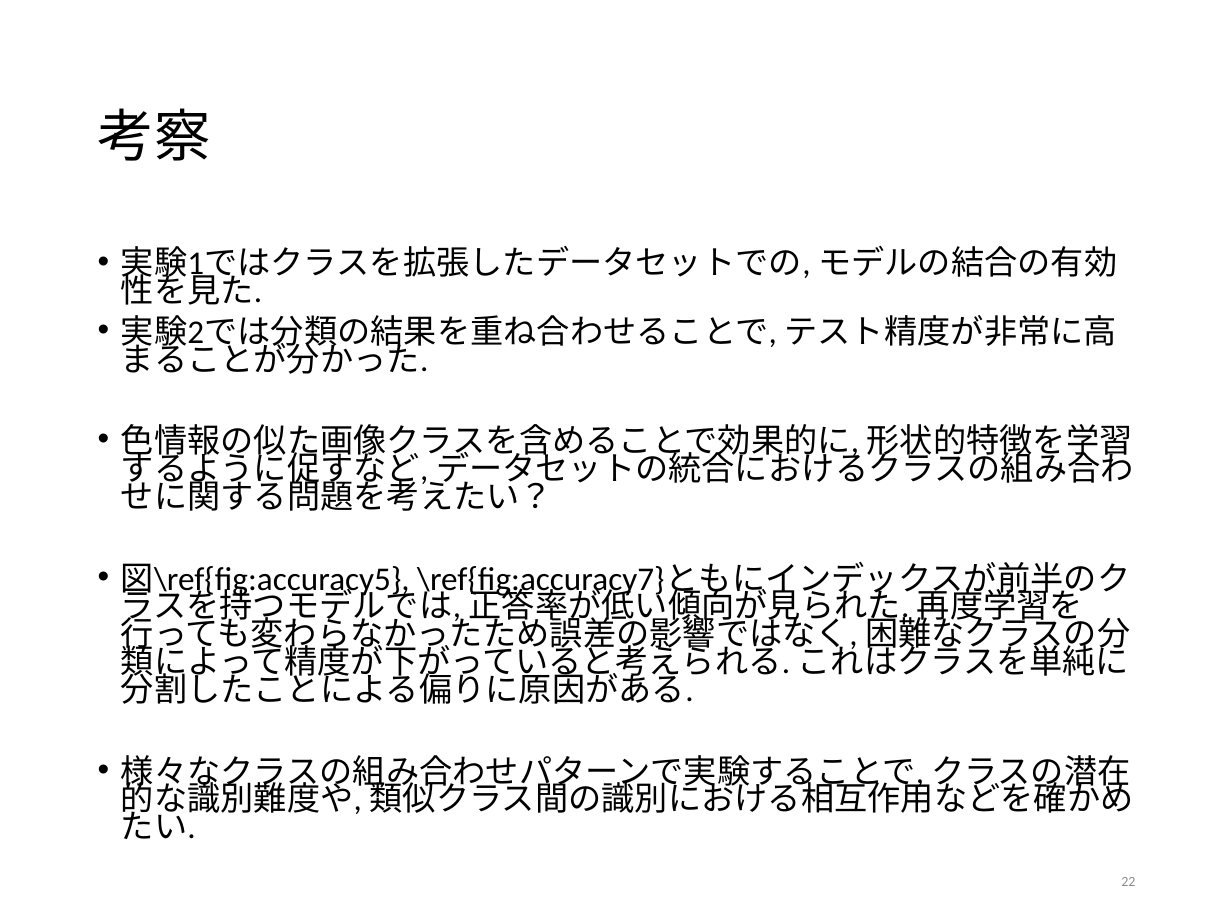
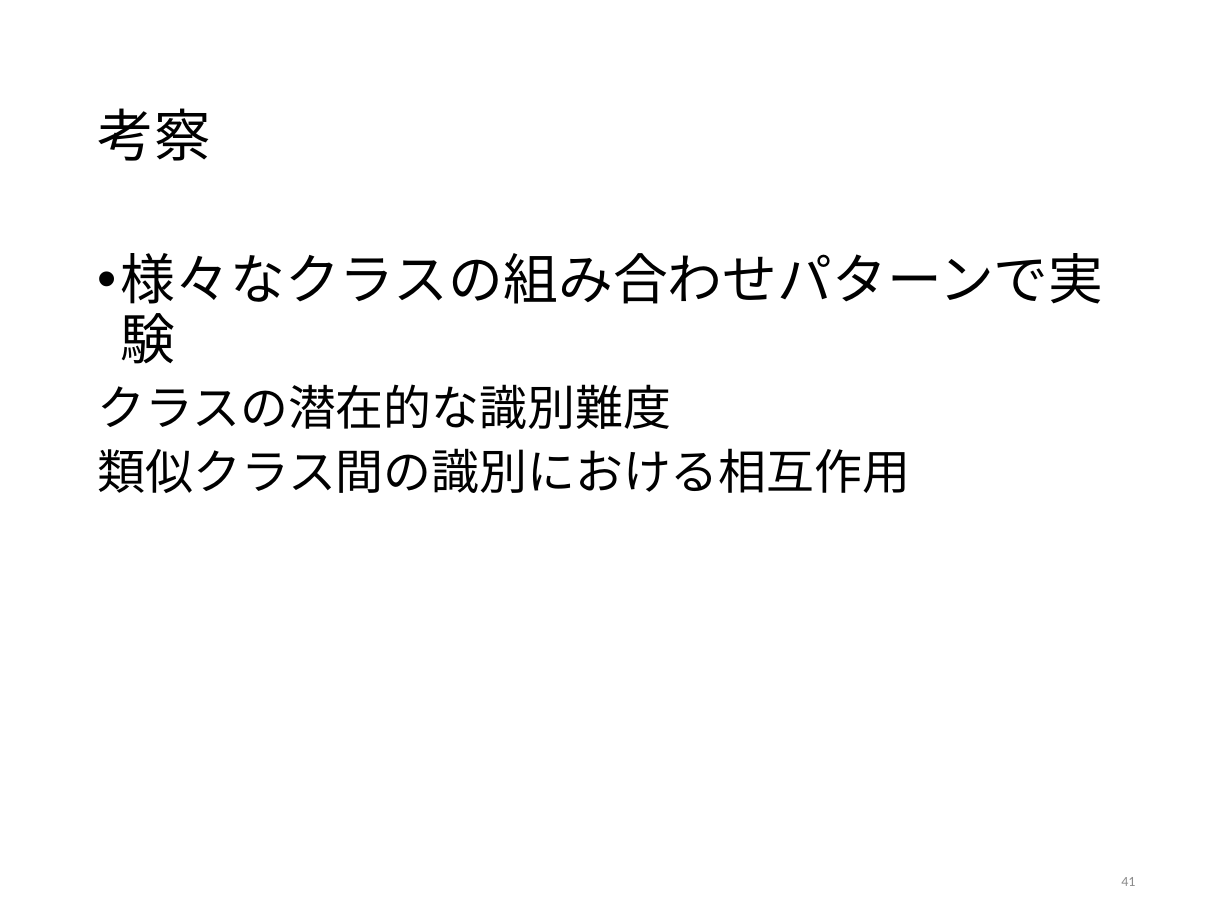
Before and after one commit to tatsuya-sugiyama/WeeklyReport, a slide deck: slide 41 of report/2020前期/2020sugiyama.pptx (slide 22 before the commit). Drawn at 1232x924 pixels with LibreOffice and Linux fonts; fonts in the diff are those of the drawing. Boxes give left, top, right and bottom in pixels: in the first picture for what was removed or moved away, otherwise in the second. Text is boxed around its words. In the diff, an @@ line names an element or a change of style, - is before the commit and + after.

```diff
--- a/report/2020前期/2020sugiyama.pptx
+++ b/report/2020前期/2020sugiyama.pptx
@@ text at <box>98,253,1104,493</box>: text changed; size 19.4 to 28 pt @@
-• 実験1ではクラスを拡張したデータセットでの, モデルの結合の有効性を見た.
-• 実験2では分類の結果を重ね合わせることで, テスト精度が非常に高まることが分かった.
-• 色情報の似た画像クラスを含めることで効果的に, 形状的特徴を学習するように促すなど, データセットの統合におけるクラスの組み合わせに関する問題を考えたい？
-• 図\ref{fig:accuracy5}, \ref{fig:accuracy7}ともにインデックスが前半のクラスを持つモデルでは, 正答率が低い傾向が見られた. 再度学習を行っても変わらなかったため誤差の影響ではなく, 困難なクラスの分類によって精度が下がっていると考えられる. これはクラスを単純に分割したことによる偏りに原因がある.
-• 様々なクラスの組み合わせパターンで実験することで, クラスの潜在的な識別難度や, 類似クラス間の識別における相互作用などを確かめたい.
+• 様々なクラスの組み合わせパターンで実験
+クラスの潜在的な識別難度
+類似クラス間の識別における相互作用
@@ page number at <box>1121,877,1135,886</box>: text changed @@
-22
+41
```
Also in this commit, not shown: 20 other slides changed, 23 slides added, 3 slides removed, 3 other files.
